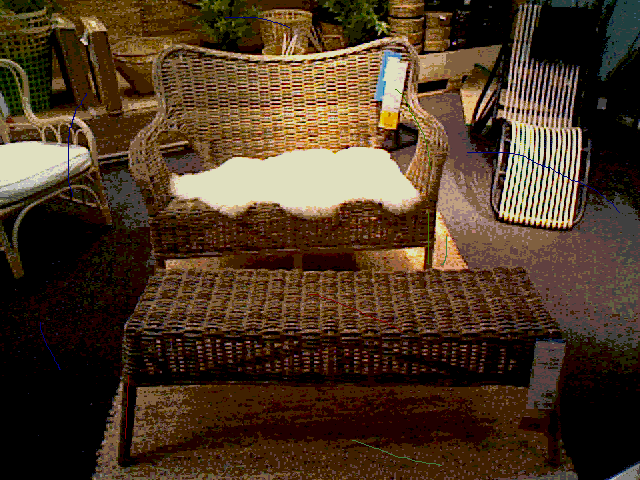
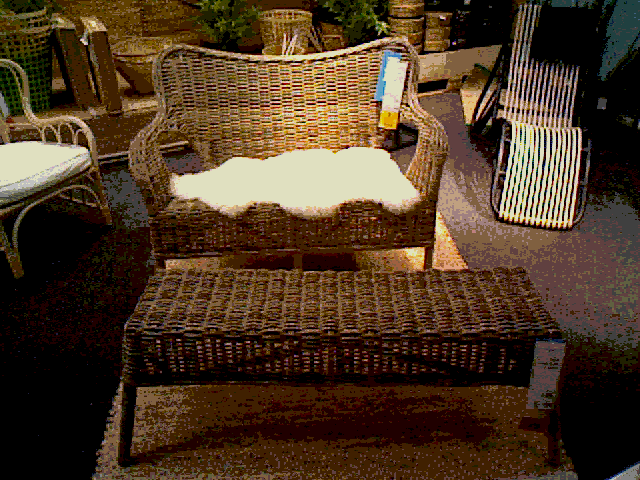
Layers edited between the first and the second 640x480 image:
removed layer "Layer #1" over [40, 17, 620, 466]
